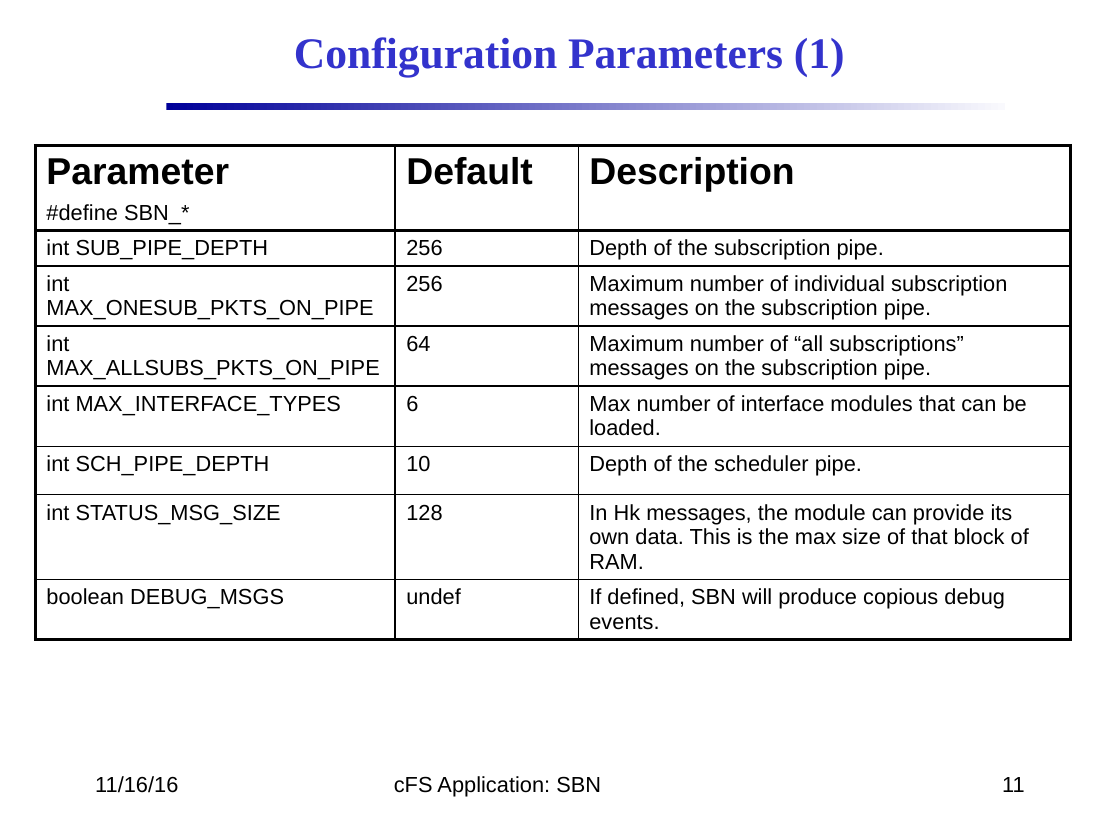
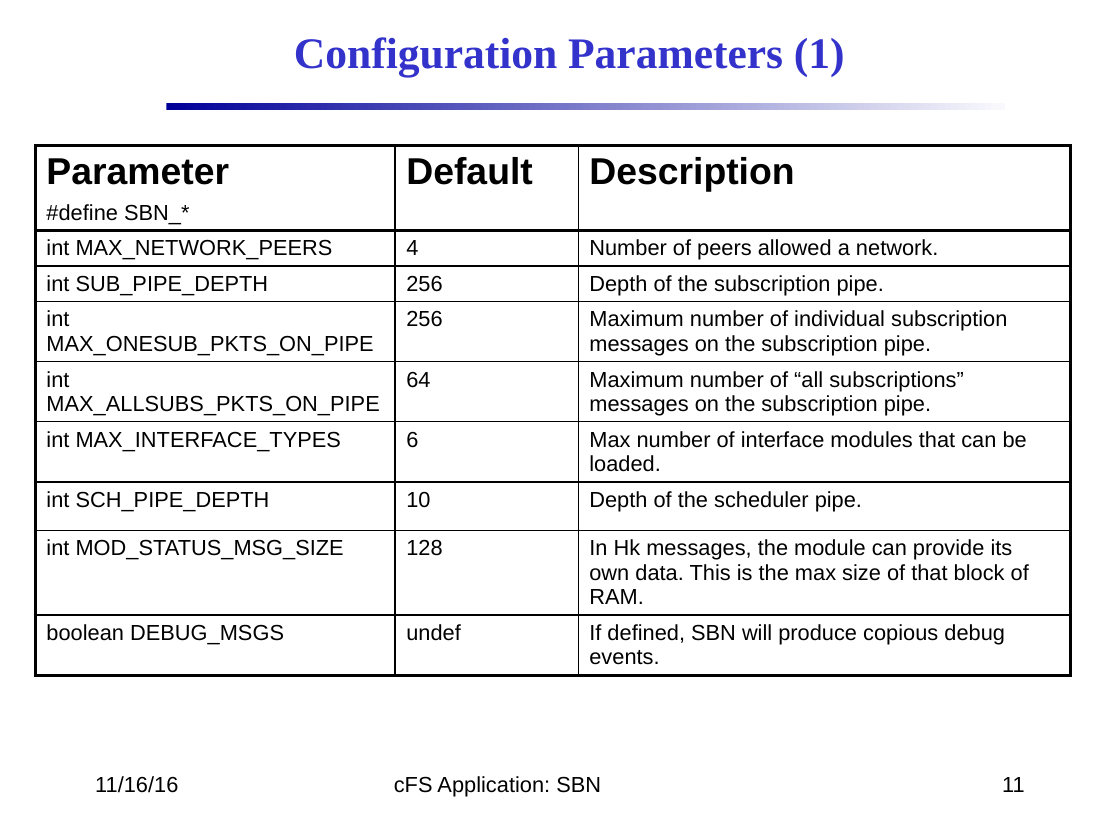
Before and after one commit to nasa/SBN, a slide deck: slide 11 of docs/SBN_Design.pptx. Drawn at 1120x840 pixels with LibreOffice and Linux fonts; fonts in the diff are those of the drawing; background and template pictures are left out. Boxes give left, top, right and bottom in pixels: in the first picture for what was removed or moved away, otherwise in the second. Text is boxed around its words. In the diff, an @@ line names an element or a change of style, - is before the commit and + after.

```diff
--- a/docs/SBN_Design.pptx
+++ b/docs/SBN_Design.pptx
@@ table at box(35, 146, 1068, 678) @@
+row 2: int MAX_NETWORK_PEERS | 4 | Number of peers allowed a network.
-row 8, column 1: int STATUS_MSG_SIZE
+row 8, column 1: int MOD_STATUS_MSG_SIZE
```
Also in this commit, not shown: 1 other file.
